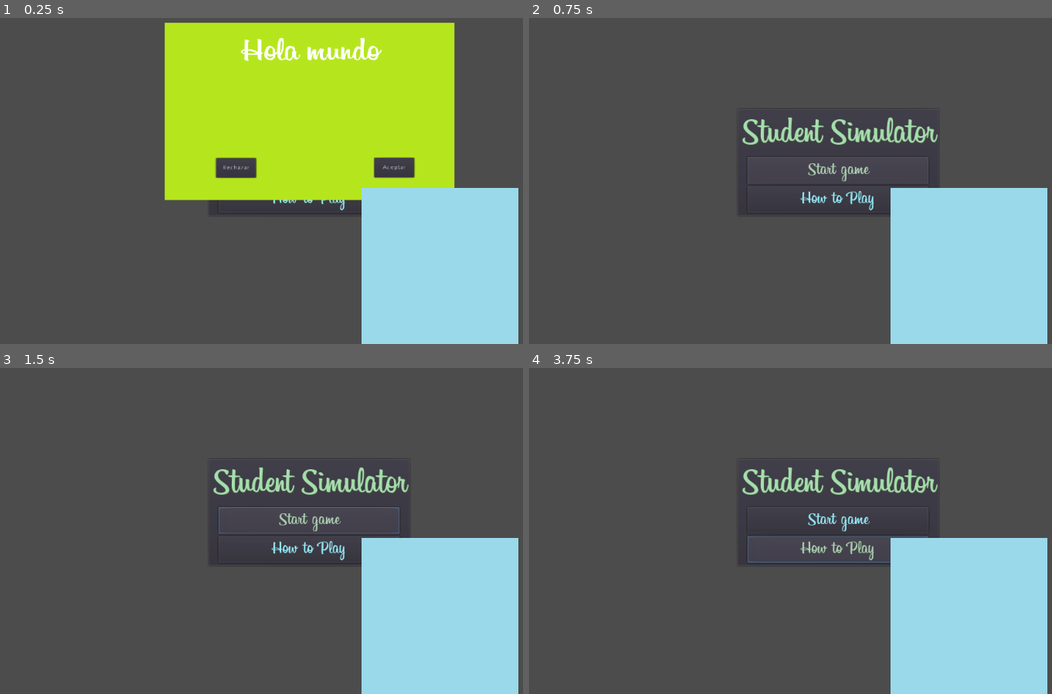
Above: before the commit, frames 1-4 (two rows, left to right).
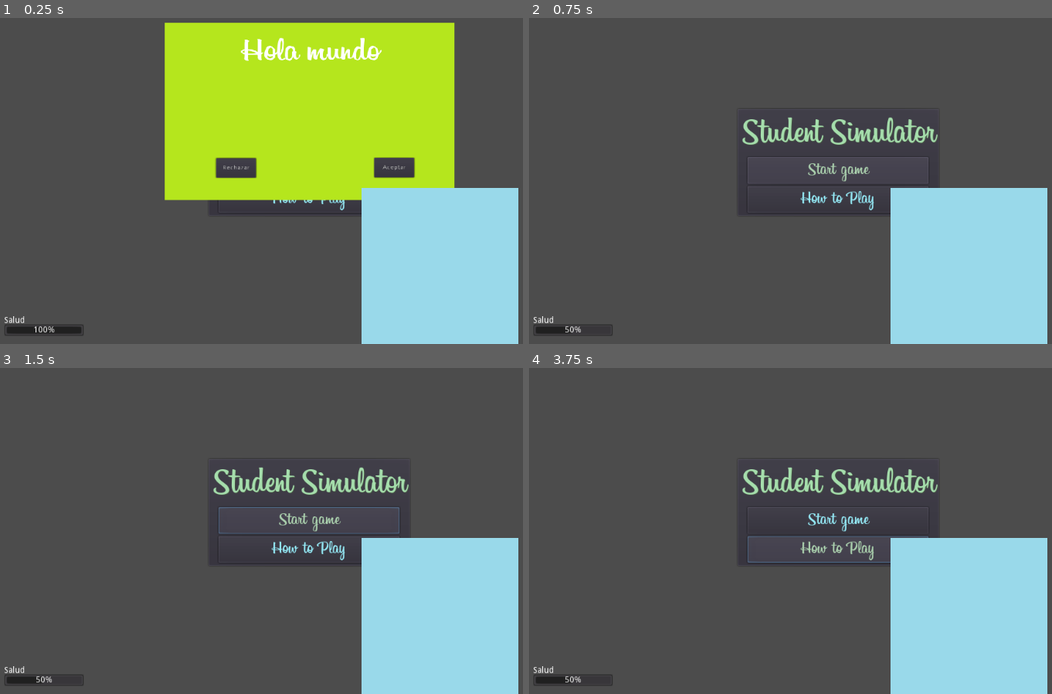
Above: after the commit, the same moments.

Repository: TraumaGames/StudentSimulator-TraumaGames
Game: Godot game, scene res://MainMenu.tscn
Same seed, same stepped clock (60 frames per second), same inputs: the game is played once before the commit and once after it.
Inputs:
- Up to frame 1 (0.25 s): no input
- Up to frame 2 (0.75 s): click "Aceptar" at 0.5 s
- Up to frame 3 (1.5 s): click "Start game" at 1.25 s
- Up to frame 4 (3.75 s): click "Start game" at 2 s; click "Start game" at 2.75 s; click "How to Play" at 3.5 s

The runs differ from the first frame. In frame 1, 0.4% of the frame differs, in the area x 0-16%, y 91-98%; in frame 2, 0.3%; in frame 3, 0.3%; in frame 4, 0.3%.

Commit message:
Se agregaron las barras de estado

Diff:
--- a/Entities/Player/Player.gd
+++ b/Entities/Player/Player.gd
@@ -3,11 +3,17 @@
 
 signal update_stats
 
+var statBarsManager
+
 var stats = {"Salud": 100}
+
+func initialize(statBarsManager):
+	self.statBarsManager = statBarsManager
+	statBarsManager.emit_signal("update_bars", stats)
 
 func _on_Player_update_stats(stats_update):
 	var new_stats = {}
-	for k in stats.keys():
-		new_stats[k] = stats[k] + stats_update[k]
+	for stat in stats.keys():
+		new_stats[stat] = stats[stat] + stats_update[stat]
 	stats = new_stats
-	print(stats)
+	statBarsManager.emit_signal("update_bars", stats)
--- /dev/null
+++ b/Entities/StatBar/StatBar.gd
@@ -0,0 +1,26 @@
+extends Control
+
+onready var barName: Label = $BarName
+onready var bar: ProgressBar = $Bar
+export var bar_name: String setget _set_bar_name, _get_bar_name
+export var value: float setget _set_value, _get_value
+
+func _ready():
+	barName.text = bar_name
+	bar.value = value
+
+func _set_bar_name(new_name: String):
+	bar_name = new_name
+	if barName != null:
+		barName.text = new_name
+
+func _get_bar_name():
+	return bar_name
+
+func _set_value(new_value: float):
+	value = new_value
+	if barName != null:
+		bar.value = new_value
+
+func _get_value():
+	return value
--- /dev/null
+++ b/Entities/StatBar/StatBar.tscn
@@ -0,0 +1,26 @@
+[gd_scene load_steps=2 format=2]
+
+[ext_resource path="res://Entities/StatBar/StatBar.gd" type="Script" id=1]
+
+[node name="StatBar" type="Control"]
+margin_right = 132.0
+margin_bottom = 14.0
+script = ExtResource( 1 )
+__meta__ = {
+"_edit_use_anchors_": false
+}
+
+[node name="BarName" type="Label" parent="."]
+margin_right = 40.0
+margin_bottom = 14.0
+__meta__ = {
+"_edit_use_anchors_": false
+}
+
+[node name="Bar" type="ProgressBar" parent="."]
+margin_top = 13.0
+margin_right = 132.0
+margin_bottom = 33.0
+__meta__ = {
+"_edit_use_anchors_": false
+}
--- /dev/null
+++ b/Entities/StatBarsManager/StatBarsManager.gd
@@ -0,0 +1,9 @@
+extends Control
+
+signal update_bars
+
+onready var statBars = {"Salud": $HealthBar}
+
+func _on_StatBarsManager_update_bars(stats):
+	for stat in stats.keys():
+		statBars[stat].value = stats[stat]
--- /dev/null
+++ b/Entities/StatBarsManager/StatBarsManager.tscn
@@ -0,0 +1,15 @@
+[gd_scene load_steps=3 format=2]
+
+[ext_resource path="res://Entities/StatBarsManager/StatBarsManager.gd" type="Script" id=1]
+[ext_resource path="res://Entities/StatBar/StatBar.tscn" type="PackedScene" id=2]
+
+[node name="StatBarsManager" type="Control"]
+script = ExtResource( 1 )
+__meta__ = {
+"_edit_use_anchors_": false
+}
+
+[node name="HealthBar" parent="." instance=ExtResource( 2 )]
+bar_name = "Salud"
+
+[connection signal="update_bars" from="." to="." method="_on_StatBarsManager_update_bars"]
--- a/MainMenu.tscn
+++ b/MainMenu.tscn
@@ -1,9 +1,10 @@
-[gd_scene load_steps=6 format=2]
+[gd_scene load_steps=7 format=2]
 
 [ext_resource path="res://Entities/Card.tscn" type="PackedScene" id=1]
 [ext_resource path="res://fonts/Billabong-font.ttf" type="DynamicFontData" id=2]
 [ext_resource path="res://scripts/MainMenu.gd" type="Script" id=3]
 [ext_resource path="res://Entities/Player/Player.tscn" type="PackedScene" id=4]
+[ext_resource path="res://Entities/StatBarsManager/StatBarsManager.tscn" type="PackedScene" id=5]
 
 [sub_resource type="DynamicFont" id=1]
 size = 60
@@ -63,3 +64,9 @@
 
 [node name="Player" parent="CenterContainer/PanelContainer/VBoxContainer" instance=ExtResource( 4 )]
 position = Vector2( 377.741, 310.033 )
+
+[node name="StatBarsManager" parent="." instance=ExtResource( 5 )]
+margin_left = 7.1272
+margin_top = 554.139
+margin_right = 7.1272
+margin_bottom = 554.139
--- a/scripts/MainMenu.gd
+++ b/scripts/MainMenu.gd
@@ -11,4 +11,5 @@
 		$CenterContainer/PanelContainer/VBoxContainer/Buttons.add_child(instance)
 
 	$CenterContainer/PanelContainer/VBoxContainer/Card.initialize($CenterContainer/PanelContainer/VBoxContainer/Player)
-	$CenterContainer/PanelContainer/VBoxContainer/Card.emit_signal("update_values", "Hola mundo", "Aceptar", "Rechazar", {"Salud": -50}, {"Salud": +1})
+	$CenterContainer/PanelContainer/VBoxContainer/Player.initialize($StatBarsManager)
+	$CenterContainer/PanelContainer/VBoxContainer/Card.emit_signal("update_values", "Hola mundo", "Aceptar", "Rechazar", {"Salud": -50}, {"Salud": -10})
